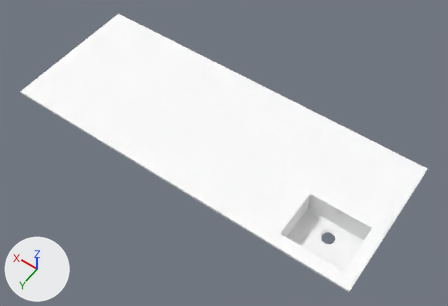
The Blender file Meshes/IslandSlabMESH/IslandSlabMESH.blend as it was, and as the next commit left it.
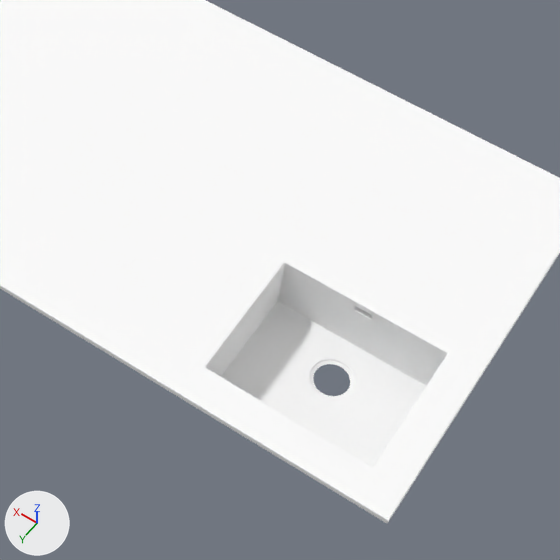
Each version is shown whole from a 50 mm lens placed at (-188.0, 249.0, 379.0), pointed at (-12.0, 3.0, -8.0), then close up on the part from 45% to 92% of the width and 31% to 100% of the height. Arrows for +X, +Y and +Z are at lower left; the lights stay in place.

Names of what the first close-up shows: 'IslandSlabMESH'.
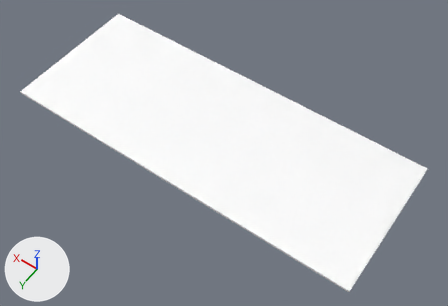
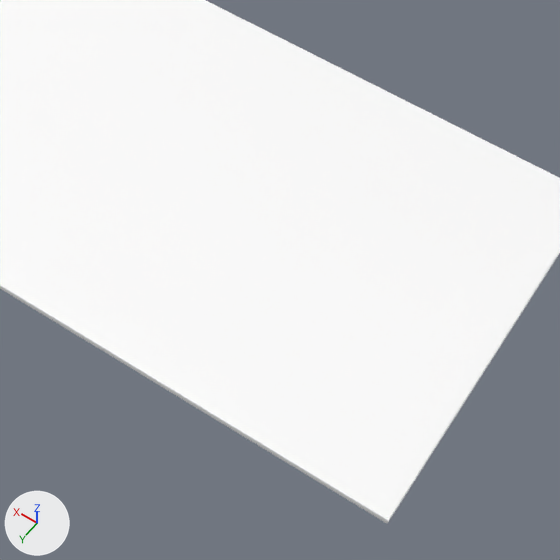
Changed parts and their boxes (x1, y1, x2, y2) in the close-ups (560 x 560 px):
'IslandSlabMESH', reshaped
    both: (0, 0, 560, 523)

The change, as a list of edits to the scene's bpy script:
```text
Change me_islandslabmesh:
    used by ob_islandslabmesh; location = (0.0, 0.0, 0.0)
    remove me_islandslabmesh.from_pydata(...)  # 5552 vertices, 10948 faces; spans x -151.0..151.0, y -60.0..60.0, z -11.0..11.0
    add me_islandslabmesh.from_pydata(...)  # 324 vertices, 270 faces; spans x -151.0..151.0, y -60.0..60.0, z 9.0..11.0
    me_islandslabmesh part 1: the surface is now shaded smooth
```
